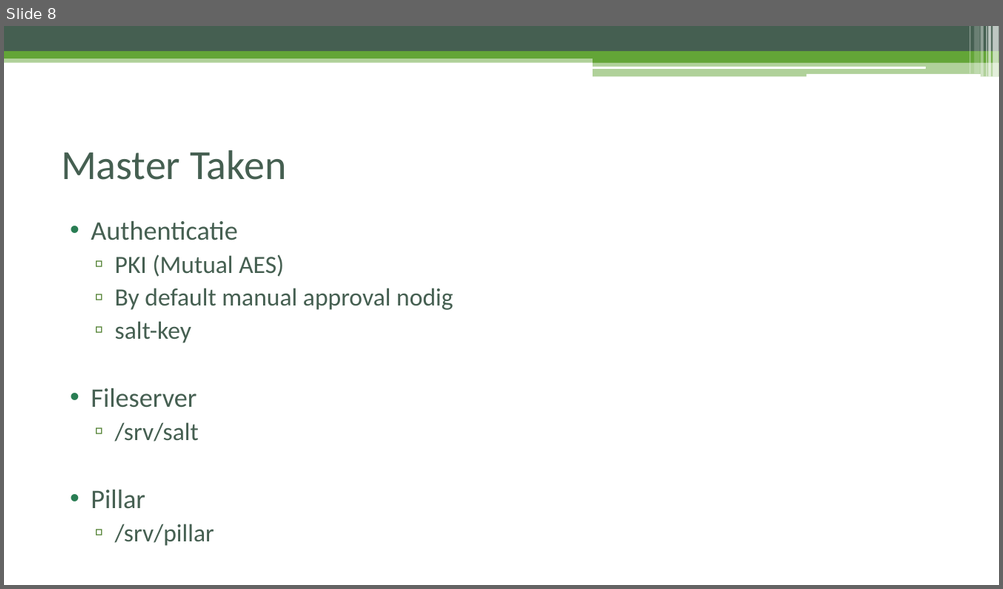
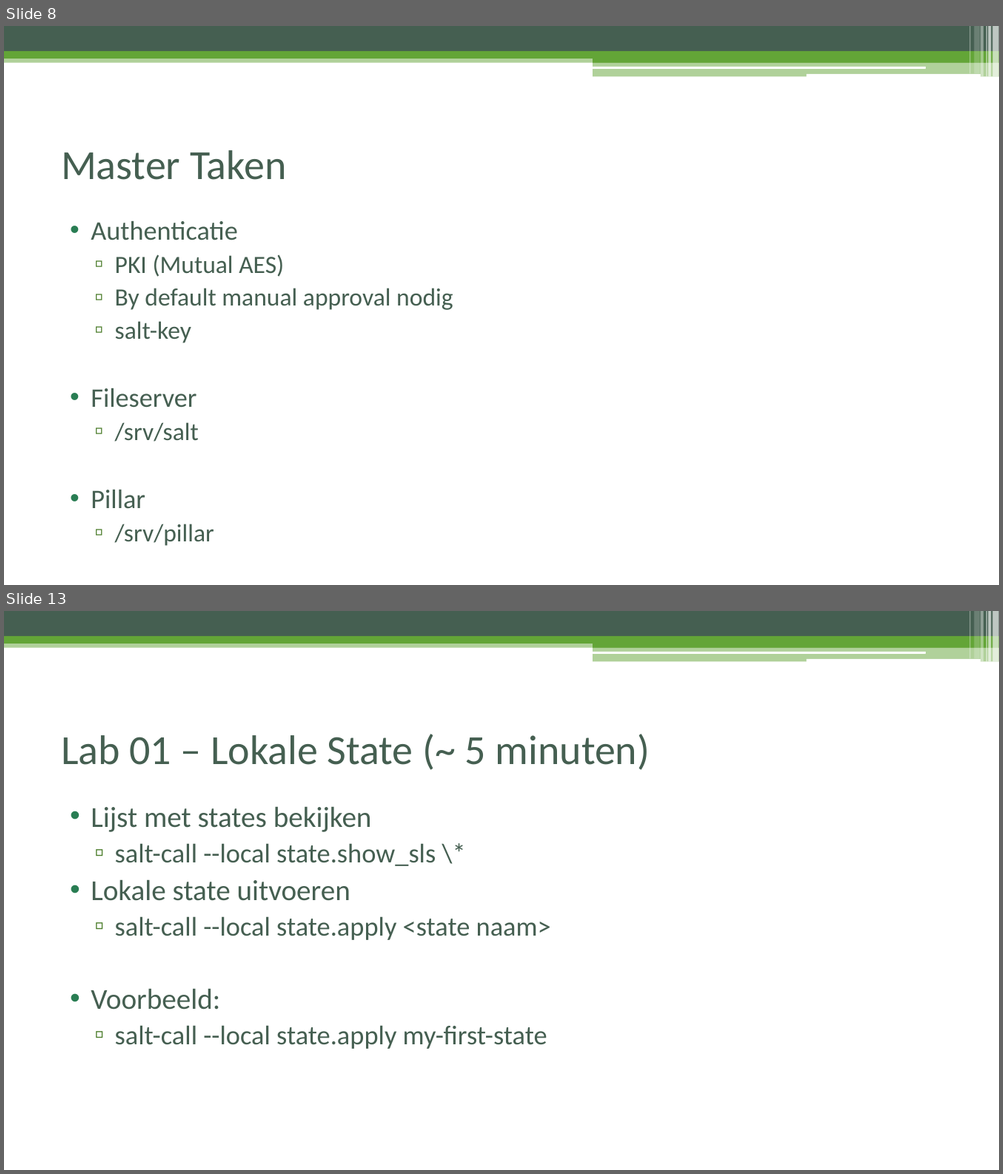
Before and after one commit to FireDrunk/salt-training, a slide deck: presentation.pptx. Shown one above the other, each under a label of ours: slide 8 before the commit, slides 8 and 13 after it; the slides between them are not shown. The pictures are 1003x589 and 1003x1174 pixels, drawn with LibreOffice and Linux fonts; fonts in the diff are those of the drawing. Boxes give left, top, right and bottom in pixels: in the first picture for what was removed or moved away, otherwise in the second. Text is boxed around its words. In the diff, an @@ line names an element or a change of style, - is before the commit and + after.

```diff
--- a/presentation.pptx
+++ b/presentation.pptx
@@ slide 13 added at [4,611,999,1170], background #FFFFFF; not listed: 13 template elements that a slide beside it also shows @@
@@ title added at [61,734,650,770], 40 pt, text #455F51 @@
+Lab 01 – Lokale State (~ 5 minuten)
@@ text added at [91,806,551,1049], 26 pt, text #455F51 @@
+• Lijst met states bekijken
+  ▫ salt-call --local state.show_sls \*
+• Lokale state uitvoeren
+  ▫ salt-call --local state.apply <state naam>
+• Voorbeeld:
+  ▫ salt-call --local state.apply my-first-state
```
Also in this commit, not shown: 1 slide changed, 12 other slides added, 12 slides removed, 1 other file.
